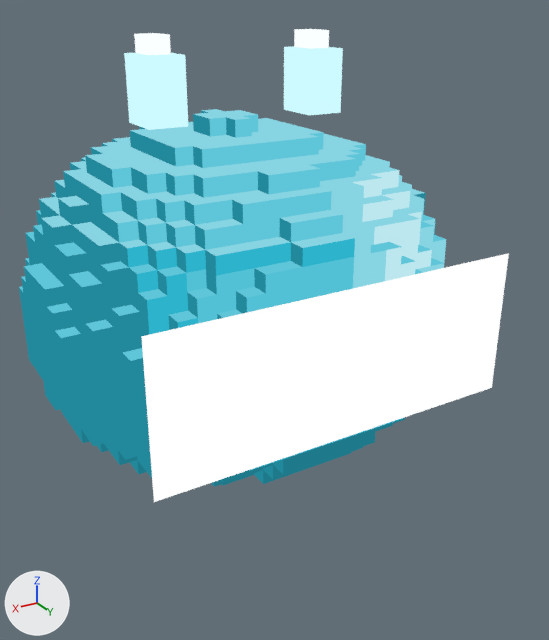
The glTF model assets/models/creatures/slime_hydro_large/slime_hydro_large.glb, before and after one commit.
Rendered twice from a 50 mm lens placed at (1.64, 3.1, 1.99), pointed at (-0.1, 0.2, 0.54). Every picture has the same lights, and +X, +Y and +Z are marked at lower left. The first picture is the older version. Where no turn or scale is listed for an object, it has been applied to the vertices. Vertices at exactly the same position are counted once.

The first picture shows 'ElementDetails', 'Face', 'Shell'.
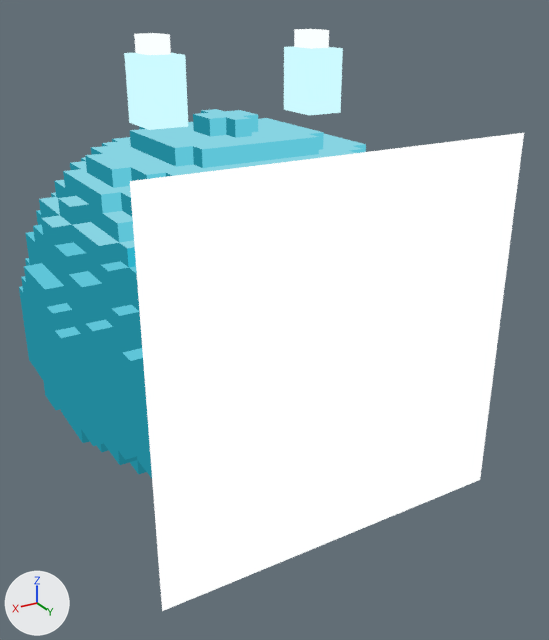
Location of each change, (x1, y1, x2, y2) in pixels of the pictures (549 x 640 px):
'Face', reshaped (7% wider, 92% taller)
    before: (141, 253, 509, 502)
    after: (130, 133, 524, 611)

Edits to the bpy script that builds the scene:
```text
Change me_slime_hydro_large_face:
    used by ob_face; location = (0.0, 0.0, 0.749)
    remove me_slime_hydro_large_face.from_pydata(...)  # 4 vertices, 2 faces; spans x -0.85..0.85, y 0.92, z -0.45..0.21
    add me_slime_hydro_large_face.from_pydata(...)  # 4 vertices, 2 faces; spans x -0.85..0.85, y 0.92, z -0.96..0.72
    me_slime_hydro_large_face part 1
    me_slime_hydro_large_face.vertices[0].co: (0.85, 0.92, -0.45) -> (0.85, 0.92, -0.96)  # pixel (153, 502) -> pixel (162, 611)
    me_slime_hydro_large_face.vertices[1].co: (-0.85, 0.92, -0.45) -> (-0.85, 0.92, -0.96)  # pixel (491, 387) -> pixel (480, 479)
    me_slime_hydro_large_face.vertices[2].co: (-0.85, 0.92, 0.21) -> (-0.85, 0.92, 0.72)  # pixel (508, 253) -> pixel (524, 132)
    me_slime_hydro_large_face.vertices[3].co: (0.85, 0.92, 0.21) -> (0.85, 0.92, 0.72)  # pixel (141, 336) -> pixel (129, 181)
```
